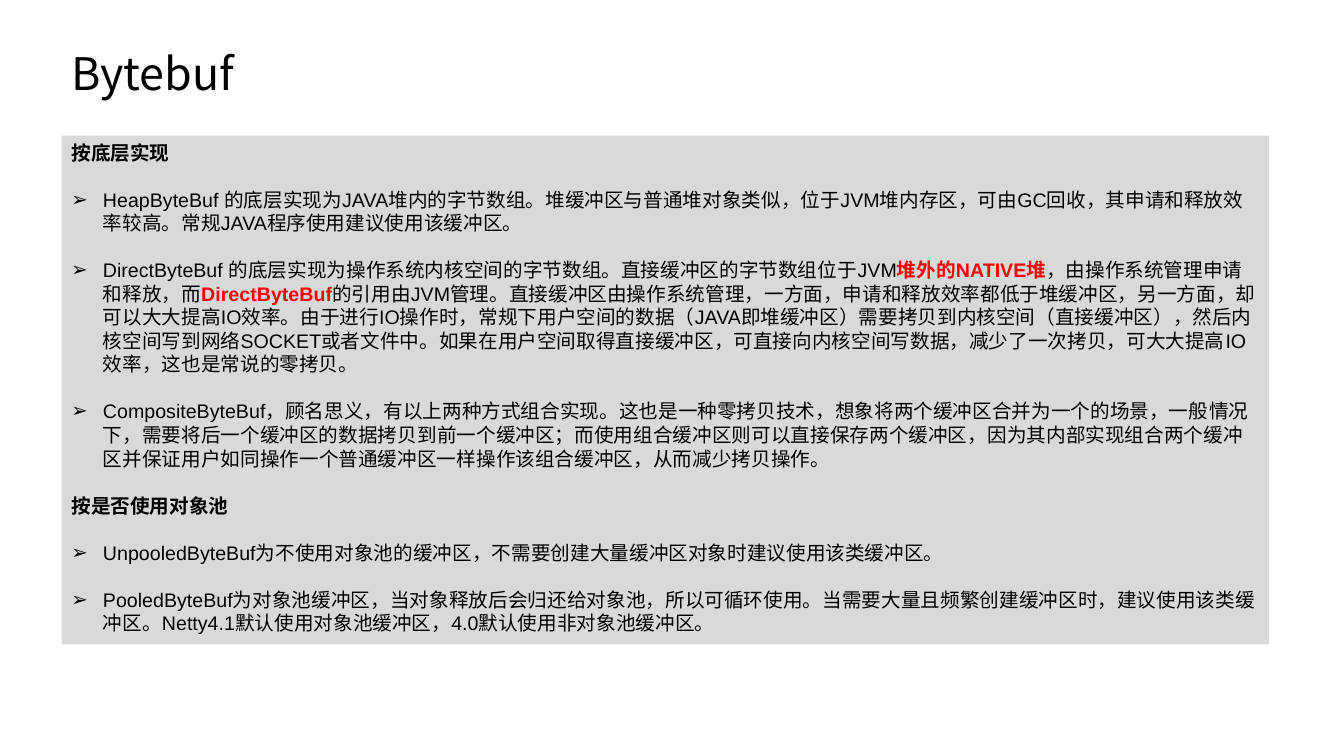
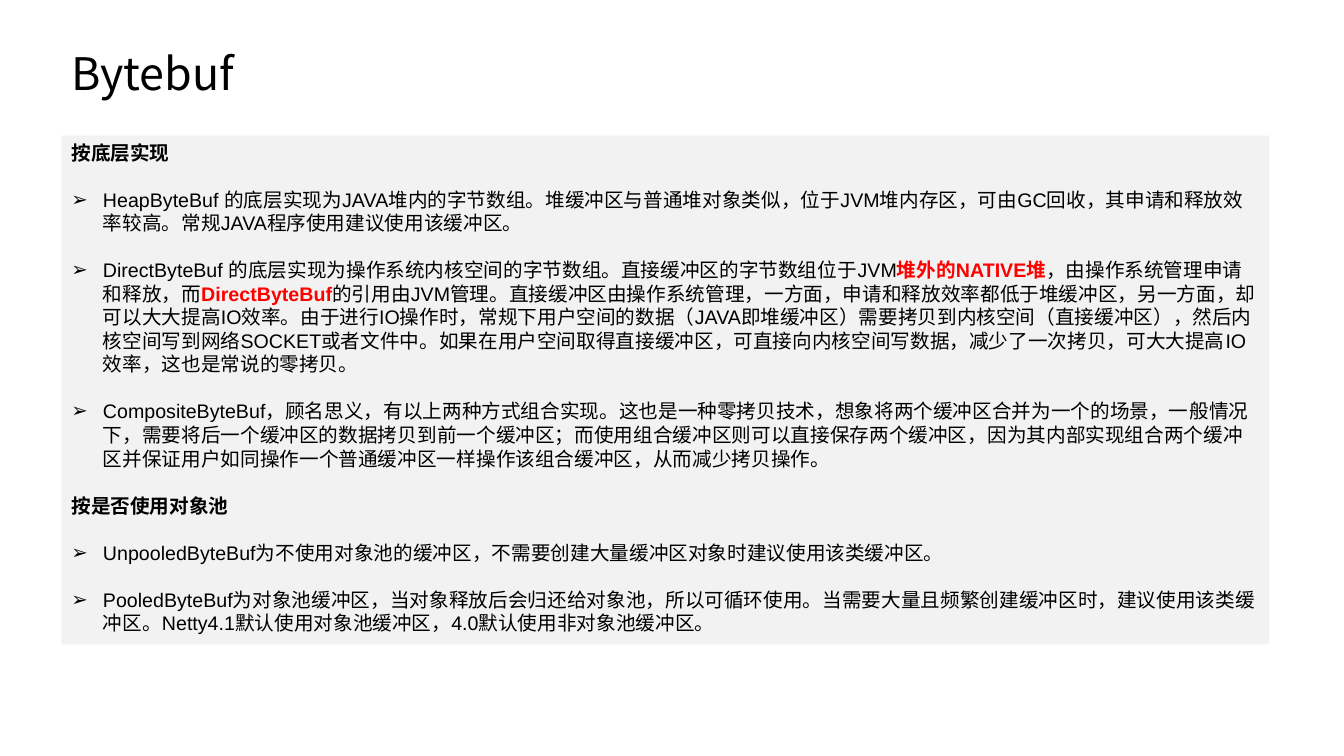
Before and after one commit to taomee517/netty-notes, a slide deck: slide 41 of Netty分享.pptx. Drawn at 1344x756 pixels with LibreOffice and Linux fonts; fonts in the diff are those of the drawing. Boxes give left, top, right and bottom in pixels: in the first picture for what was removed or moved away, otherwise in the second. Text is boxed around its words. In the diff, an @@ line names an element or a change of style, - is before the commit and + after.

```diff
--- a/Netty分享.pptx
+++ b/Netty分享.pptx
@@ rectangle "按底层实现" at (x1=62, y1=136, x2=1269, y2=645): fill #D9D9D9 to #F2F2F2 @@
```
Also in this commit, not shown: 8 other slides changed, 2 slides added.
